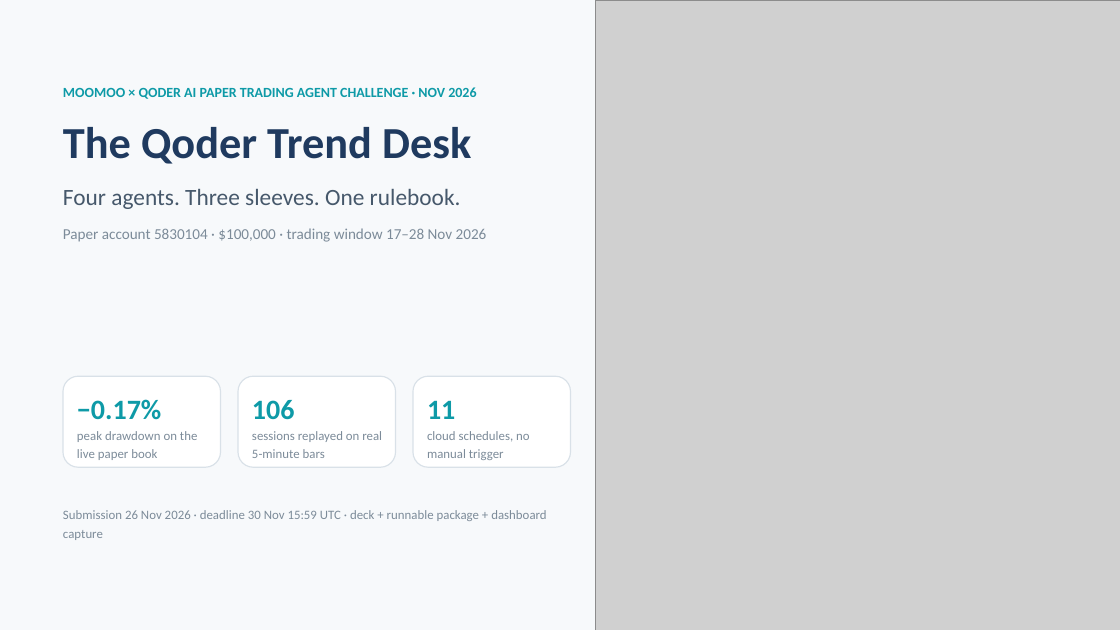
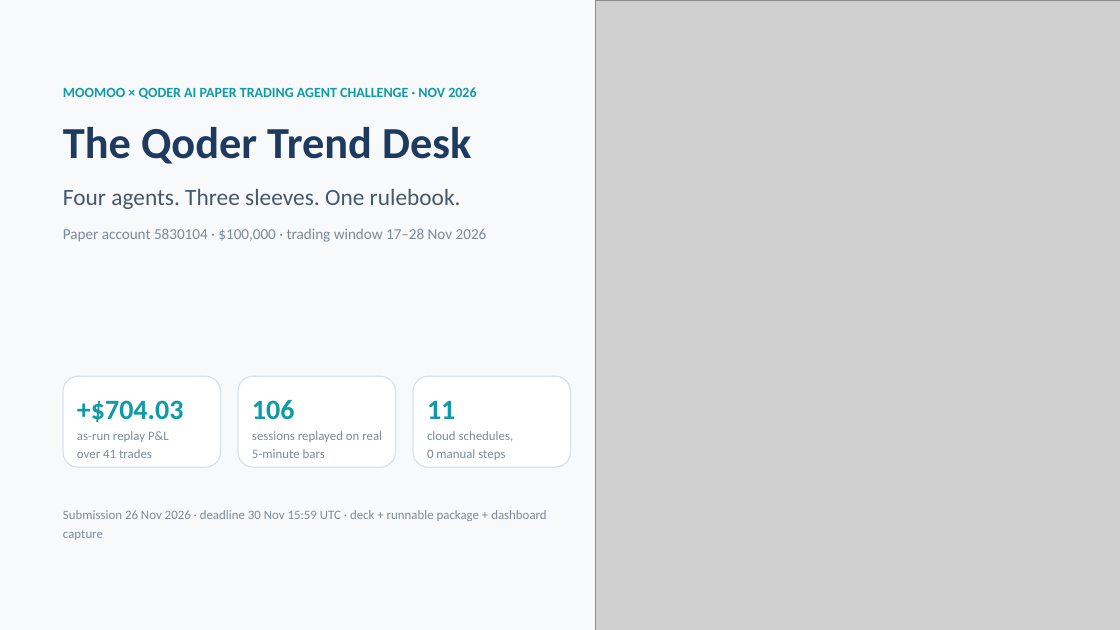
Before and after one commit to lzblue/qoder-trend-desk, a slide deck: slide 1 of qoder-trend-desk-submission.pptx. Drawn at 1120x630 pixels with LibreOffice and Linux fonts; fonts in the diff are those of the drawing; grey boxes stand for pictures. Boxes give left, top, right and bottom in pixels: in the first picture for what was removed or moved away, otherwise in the second. Text is boxed around its words. In the diff, an @@ line names an element or a change of style, - is before the commit and + after.

```diff
--- a/qoder-trend-desk-submission.pptx
+++ b/qoder-trend-desk-submission.pptx
@@ text at bbox=[77, 400, 183, 422]: text changed @@
-−0.17%
++$704.03
@@ text at bbox=[77, 431, 169, 458]: text changed @@
-peak drawdown on the live paper book
+as-run replay P&L
+over 41 trades
@@ text at bbox=[427, 431, 514, 460]: text changed @@
-cloud schedules, no manual trigger
+cloud schedules,
+0 manual steps
```
Also in this commit, not shown: 7 other slides changed, 4 other files.
